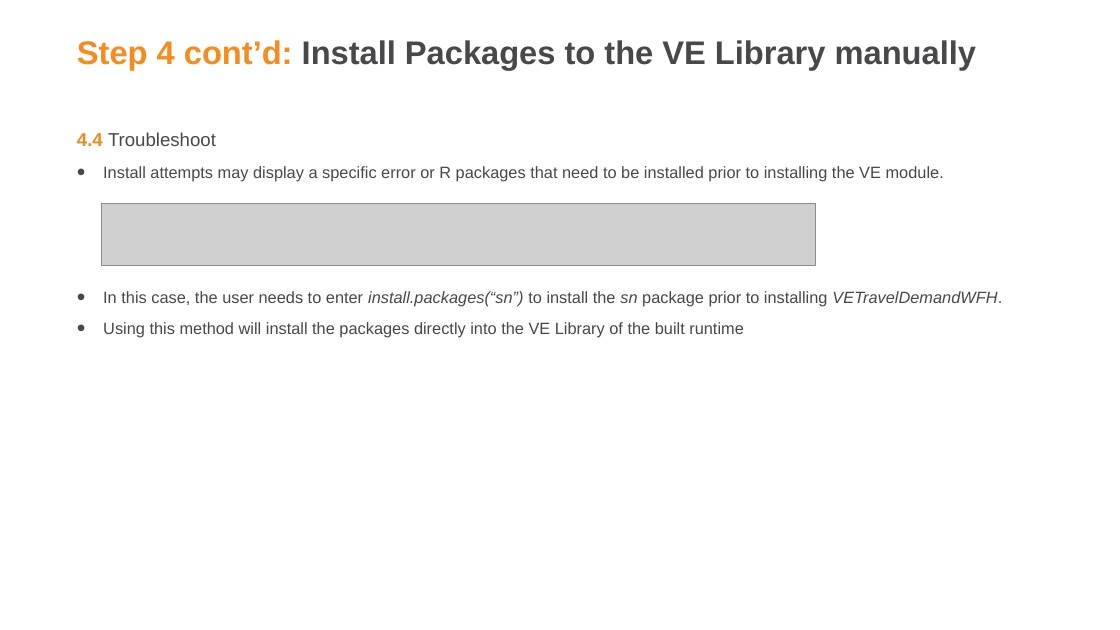
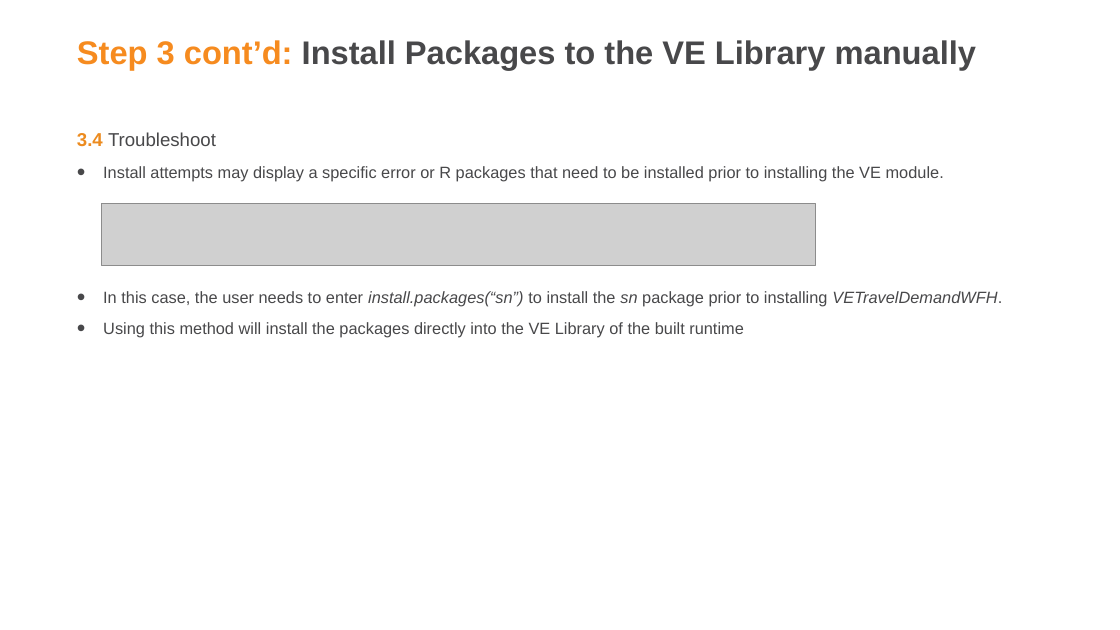
Before and after one commit to RSGInc/SJV-VE-Extras, a slide deck: slide 6 of SJV VE Extras Installation Guide.pptx (slide 7 before the commit). Drawn at 1120x630 pixels with LibreOffice and Linux fonts; fonts in the diff are those of the drawing; grey boxes stand for pictures; background and template pictures are left out. Boxes give left, top, right and bottom in pixels: in the first picture for what was removed or moved away, otherwise in the second. Text is boxed around its words. In the diff, an @@ line names an element or a change of style, - is before the commit and + after.

Commit message:
installation guide updates

```diff
--- a/SJV VE Extras Installation Guide.pptx
+++ b/SJV VE Extras Installation Guide.pptx
@@ title at <box>77,40,976,69</box>: text changed @@
-Step 4 cont’d: Install Packages to the VE Library manually
+Step 3 cont’d: Install Packages to the VE Library manually
@@ text at <box>77,132,216,147</box>: text changed @@
-4.4 Troubleshoot
+3.4 Troubleshoot
```
Also in this commit, not shown: 7 other slides changed, 1 slide added, 1 slide removed.
